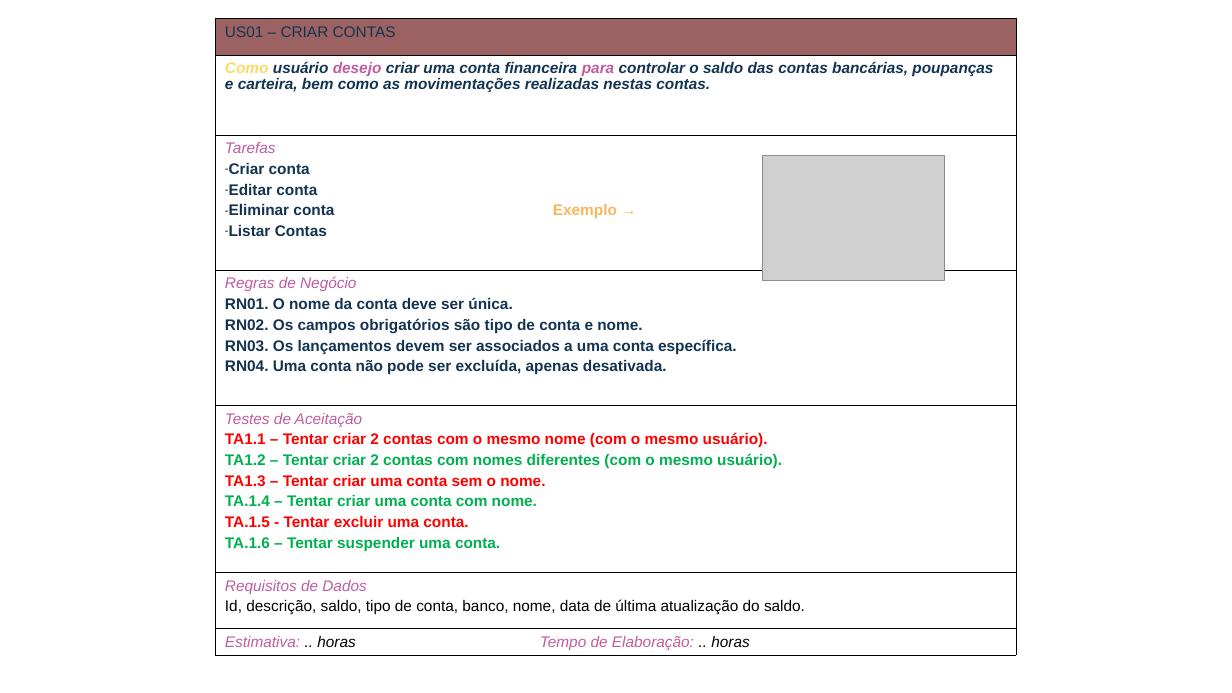
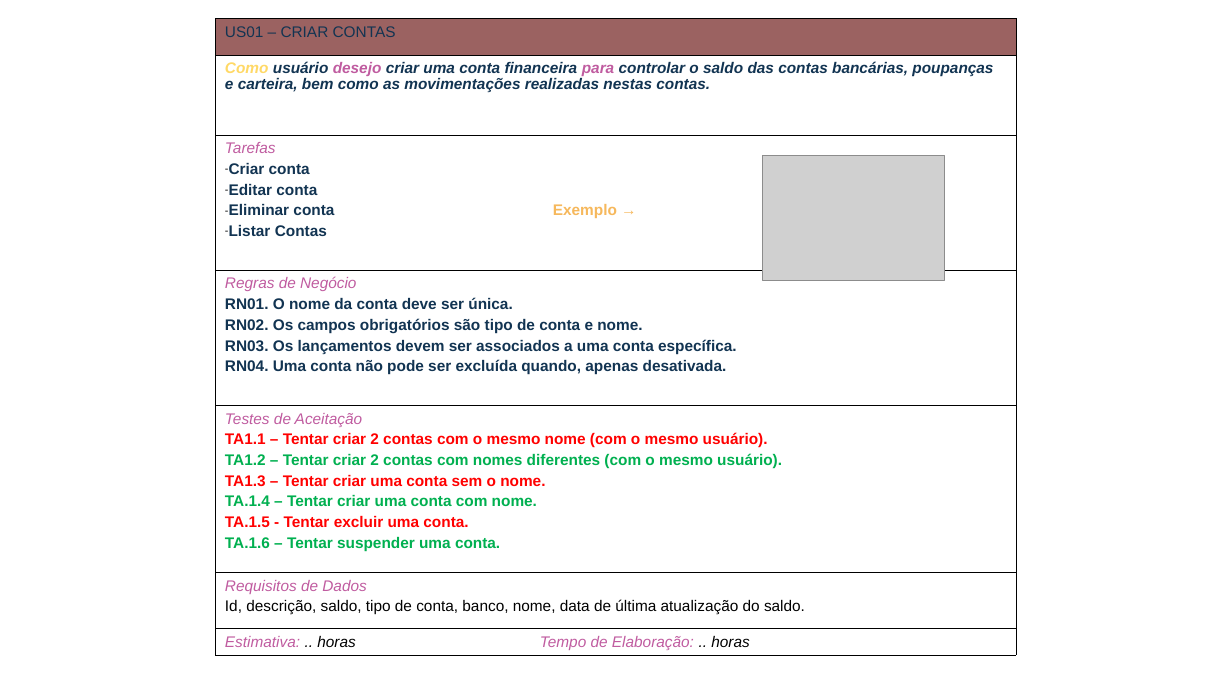
Before and after one commit to evertonschuster/GestaoFinancaPessoal, a slide deck: slide 1 of GestaoFinancaPessoal/GestaoFinancaPessoal/Documentos/525/Apresentação1.pptx. Drawn at 1232x693 pixels with LibreOffice and Linux fonts; fonts in the diff are those of the drawing; grey boxes stand for pictures. Boxes give left, top, right and bottom in pixels: in the first picture for what was removed or moved away, otherwise in the second. Text is boxed around its words. In the diff, an @@ line names an element or a change of style, - is before the commit and + after.

```diff
--- a/GestaoFinancaPessoal/GestaoFinancaPessoal/Documentos/525/Apresentação1.pptx
+++ b/GestaoFinancaPessoal/GestaoFinancaPessoal/Documentos/525/Apresentação1.pptx
@@ table at (x1=216, y1=18, x2=1017, y2=675) @@
-row 4, column 1: Regras de Negócio / RN01. O nome da conta deve ser única. / RN02. Os campos obrigatórios são tipo de conta e nome. / RN03. Os lançamentos devem ser associados a uma conta específica. / RN04. Uma conta não pode ser excluída, apenas desativada.
+row 4, column 1: Regras de Negócio / RN01. O nome da conta deve ser única. / RN02. Os campos obrigatórios são tipo de conta e nome. / RN03. Os lançamentos devem ser associados a uma conta específica. / RN04. Uma conta não pode ser excluída quando, apenas desativada.
```
Also in this commit, not shown: 1 other slide changed, 10 other files.
